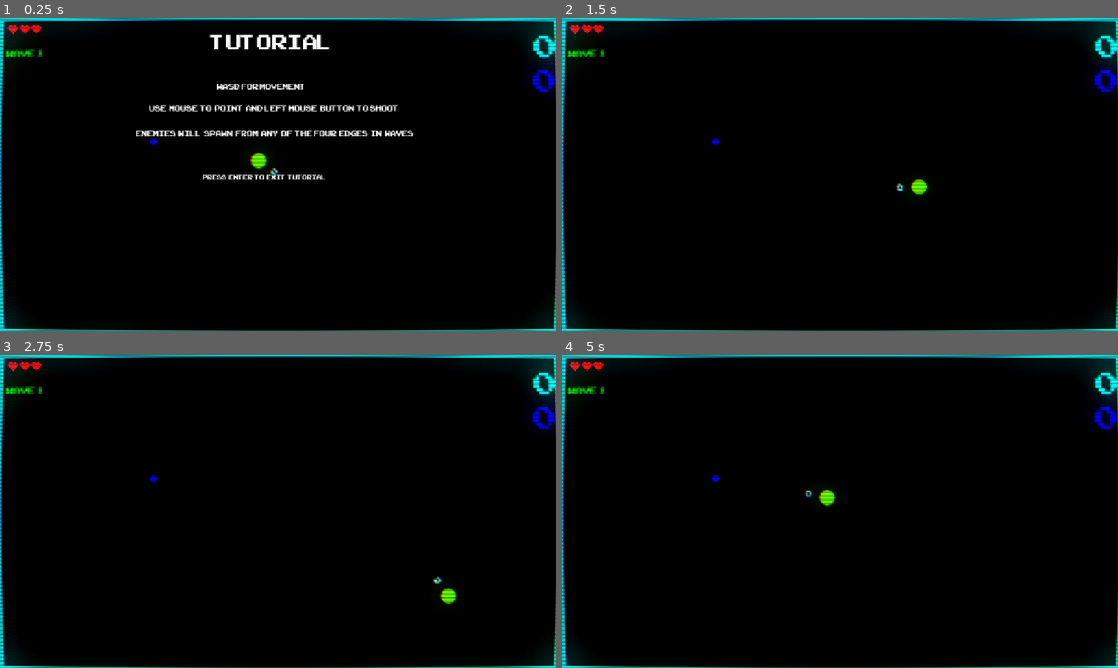
Above: before the commit, frames 1-4 (two rows, left to right).
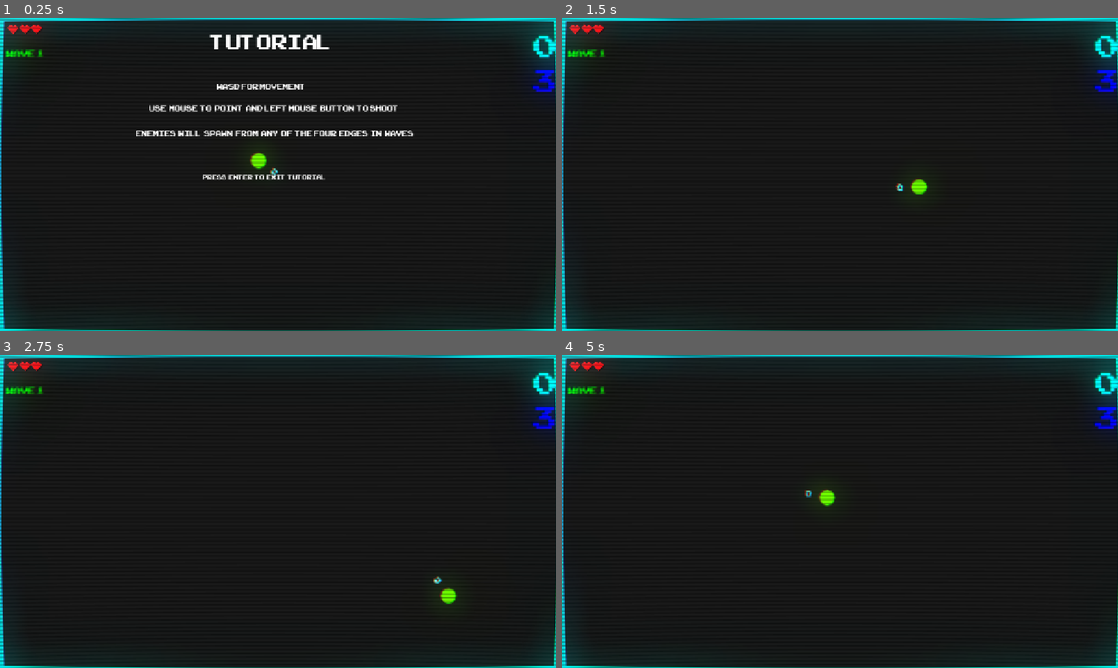
Above: after the commit, the same moments.

Repository: ktosox/GWJ80
Game: Godot game, scene res://level/test_level.tscn
The game is run twice, just before and just after one commit, with the same random seed, the same clock (stepped at 60 frames per second) and the same inputs.
Inputs (mouse positions are in pixels of both pictures, inside the frame that each line leads up to):
- Up to frame 1 (0.25 s): no input
- Up to frame 2 (1.5 s): tap Enter (tutorial_exit) at 0.5 s; move the mouse to (962, 158) at 0.52 s; press the mouse at (962, 158) at 0.53 s; hold D (right) 0.53-1.28 s; move the mouse to (728, 190) at 1.27 s; release the mouse at (728, 190) at 1.28 s; hold Down (down) from 1.28 s (still down); click (728, 190) at 1.35 s
- Up to frame 3 (2.75 s): move the mouse to (333, 442) at 2.02 s; release Down (down) at 2.03 s; press the mouse at (333, 442) at 2.03 s; hold D (right) from 2.03 s (still down)
- Up to frame 4 (5 s): move the mouse to (812, 574) at 2.77 s; release D (right) at 2.78 s; release the mouse at (812, 574) at 2.78 s; hold W (up) 2.78-3.53 s; click (812, 574) at 2.85 s; move the mouse to (1006, 558) at 3.52 s; press the mouse at (1006, 558) at 3.53 s; hold A (left) from 3.53 s (still down); move the mouse to (673, 464) at 4.27 s; release the mouse at (673, 464) at 4.28 s; click (673, 464) at 4.35 s

The runs differ from the first frame. In frame 1, 43% of the frame differs, in the area x 0-100%, y 0-100%; in frame 2, 44%; in frame 3, 44%; in frame 4, 44%.

Commit message:
the high_score_bug_fix

Diff:
--- a/Game/UI/high_score_label.gd
+++ b/Game/UI/high_score_label.gd
@@ -4,4 +4,5 @@
 
 # Called when the node enters the scene tree for the first time.
 func _ready() -> void:
+	Global.load_game()
 	text = str(Global.high_score) # Replace with function body.
--- a/Game/enemy/enemy_testing_arena.tscn
+++ b/Game/enemy/enemy_testing_arena.tscn
@@ -12,6 +12,7 @@
 walk_speed = 50
 health = 3
 enemy_core = ExtResource("3_r4ucg")
+spawn_pick_up = false
 walker_type = 0
 shooter_type = 0
 guns = Array[PackedScene]([ExtResource("3_6o5hp"), ExtResource("3_6o5hp")])
@@ -25,6 +26,7 @@
 walk_speed = 90
 health = 3
 enemy_core = ExtResource("3_r4ucg")
+spawn_pick_up = false
 walker_type = 1
 shooter_type = 0
 guns = Array[PackedScene]([ExtResource("3_6o5hp")])
@@ -38,6 +40,7 @@
 walk_speed = 120
 health = 3
 enemy_core = ExtResource("3_r4ucg")
+spawn_pick_up = false
 walker_type = 0
 shooter_type = 1
 guns = Array[PackedScene]([ExtResource("3_6o5hp")])
@@ -49,7 +52,7 @@
 script = ExtResource("1_o4all")
 possible_enemies = Array[ExtResource("2_25moa")]([SubResource("Resource_r4ucg"), SubResource("Resource_i4l8q"), SubResource("Resource_25moa")])
 
-[node name="Player" parent="." groups=["Player"] instance=ExtResource("1_727aj")]
+[node name="Player" parent="." instance=ExtResource("1_727aj")]
 position = Vector2(370, 220)
 
 [node name="StaticBody2D" type="StaticBody2D" parent="."]
--- a/Game/enemy/types/fast_enemy.tscn
+++ b/Game/enemy/types/fast_enemy.tscn
@@ -4,7 +4,6 @@
 [ext_resource type="PackedScene" uid="uid://c27urcanyot1m" path="res://hit_box/hit_box.tscn" id="2_oiip6"]
 [ext_resource type="PackedScene" uid="uid://bgr7f0ikfr1cw" path="res://Global/audio_manager/audio_component.tscn" id="3_1jl8q"]
 [ext_resource type="Texture2D" uid="uid://t7ytawvqqnwl" path="res://shapes/yellow_triangle.png" id="3_oiip6"]
-[ext_resource type="PackedScene" uid="uid://bgr7f0ikfr1cw" path="res://Global/audio_manager/audio_component.tscn" id="3_1jl8q"]
 [ext_resource type="PackedScene" uid="uid://bjolphmeflso6" path="res://enemy/multi_gun.tscn" id="3_rldxp"]
 [ext_resource type="AudioStream" uid="uid://c4s7nxrfrkma0" path="res://enemy/enemy_hit.wav" id="4_pmdwj"]
 
--- a/Game/level/test_level.gd
+++ b/Game/level/test_level.gd
@@ -18,10 +18,11 @@
 func _ready() -> void:
 	#Global.save_game()
 	#print($enemy_spawners.get_child_count())
+
 	GameManager.set_health(3)
 	GameManager.set_score(0)
 	GameManager.pick_up_enabled =false
-	Global.load_game()
+
 
 	ui.get_node("Layout/Wave").text = "Wave "+str(wave)
 
--- a/Game/level/test_level.tscn
+++ b/Game/level/test_level.tscn
@@ -1,11 +1,10 @@
-[gd_scene load_steps=11 format=3 uid="uid://dkx7vs2rcxeep"]
+[gd_scene load_steps=10 format=3 uid="uid://dkx7vs2rcxeep"]
 
 [ext_resource type="Script" uid="uid://cuj6spgg582qj" path="res://level/test_level.gd" id="1_dsqel"]
 [ext_resource type="PackedScene" uid="uid://pxm57lm46875" path="res://enemy/enemy_spawner.tscn" id="2_owtjd"]
 [ext_resource type="PackedScene" uid="uid://d5145be76quu" path="res://player/player.tscn" id="2_s65ib"]
 [ext_resource type="PackedScene" uid="uid://b2ov3q3k3dvys" path="res://UI/ui.tscn" id="4_owtjd"]
 [ext_resource type="Texture2D" uid="uid://c6whu1ryhn42r" path="res://shapes/fixed square.png" id="5_22gpc"]
-[ext_resource type="PackedScene" uid="uid://y4bakkmyhlkj" path="res://pick_up/pickup.tscn" id="6_xowea"]
 [ext_resource type="PackedScene" uid="uid://bgr7f0ikfr1cw" path="res://Global/audio_manager/audio_component.tscn" id="7_kopq5"]
 [ext_resource type="AudioStream" uid="uid://2omqcdrp31oc" path="res://level/arcade_party.ogg" id="8_sy2wk"]
 
@@ -76,16 +75,11 @@
 autostart = true
 
 [node name="FixedSquare" type="Sprite2D" parent="."]
-self_modulate = Color(0, 0, 0, 1)
+self_modulate = Color(0.0768358, 0.0768358, 0.0768358, 1)
 z_index = -10
 position = Vector2(547, 293)
 scale = Vector2(2.62233, 1.45157)
 texture = ExtResource("5_22gpc")
-
-[node name="pickup" parent="." instance=ExtResource("6_xowea")]
-position = Vector2(353, 283)
-pickup_type = 4
-randomize_pickup = false
 
 [node name="LevelMusic" parent="." instance=ExtResource("7_kopq5")]
 signal_name = "ready"
Not shown: 1 places in Game/enemy/enemy_spawner.tscn that only renumber resources
Not shown: 1 places in Game/enemy/enemy_testing_arena.tscn that only renumber resources
